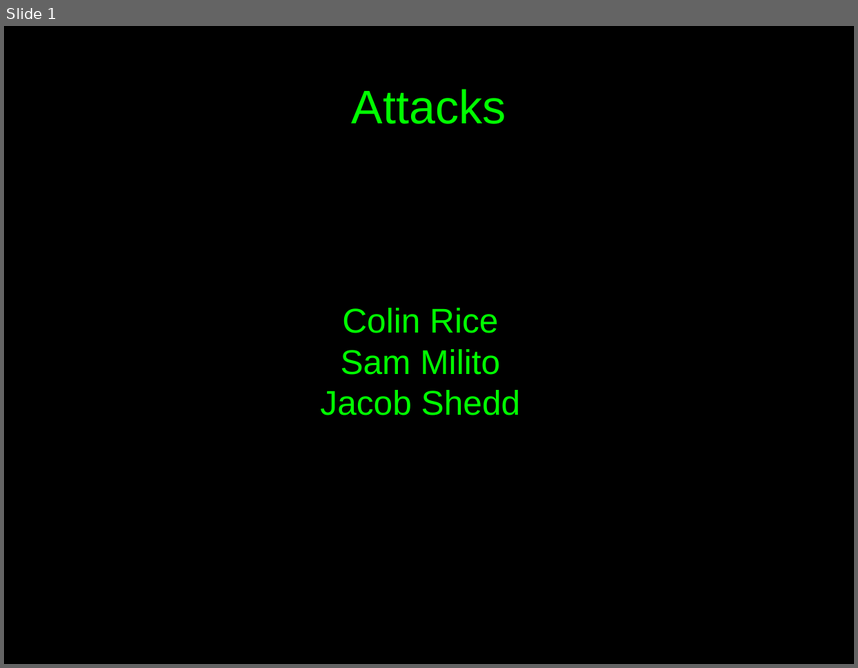
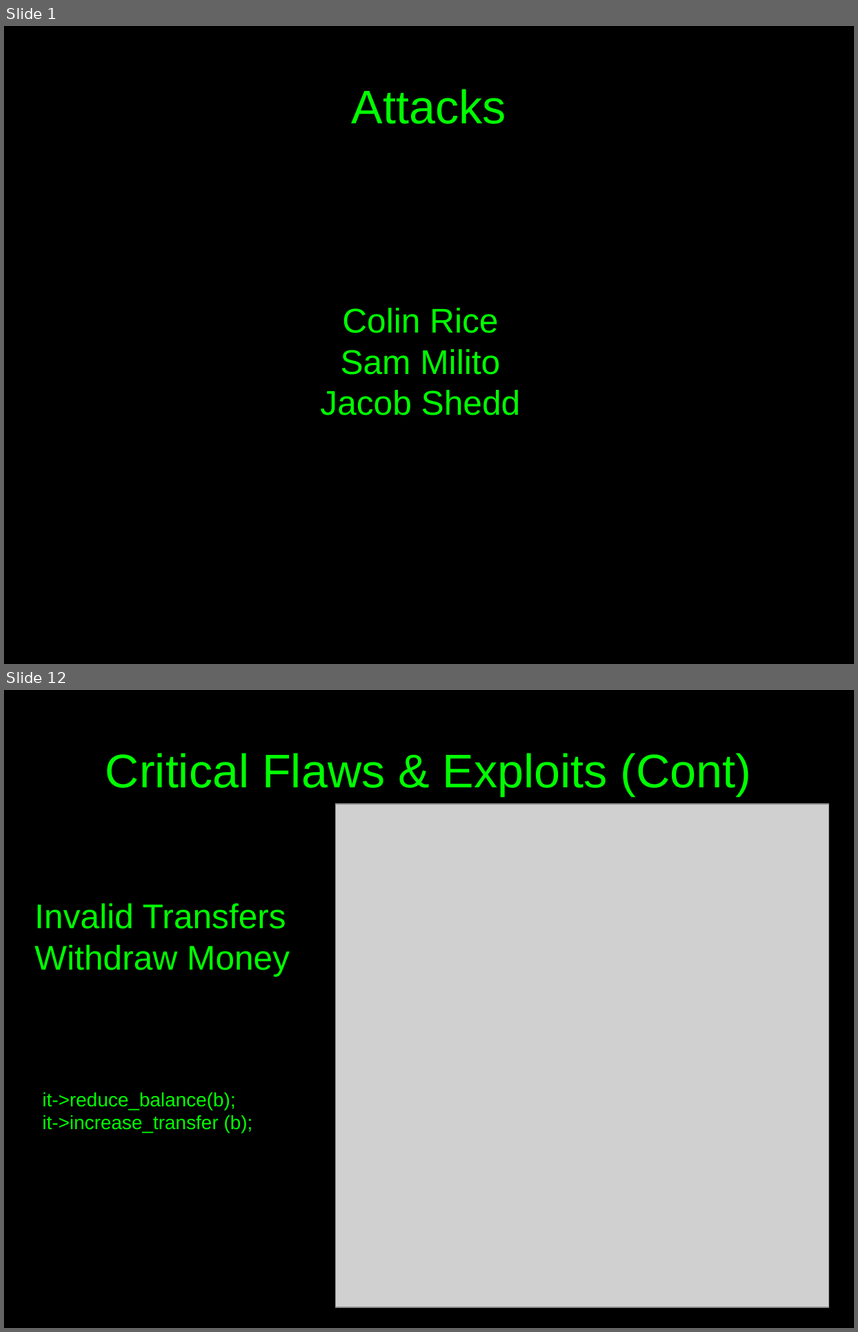
Before and after one commit to c00w/Crypto-Final-Project, a slide deck: Attack Presentation.odp. Shown one above the other, each under a label of ours: slide 1 before the commit, slides 1 and 12 after it; the slides between them are not shown. The pictures are 858x668 and 858x1332 pixels, drawn with LibreOffice and Linux fonts; fonts in the diff are those of the drawing; grey boxes stand for pictures. Boxes give left, top, right and bottom in pixels: in the first picture for what was removed or moved away, otherwise in the second. Text is boxed around its words. In the diff, an @@ line names an element or a change of style, - is before the commit and + after.

```diff
--- a/Attack Presentation.odp
+++ b/Attack Presentation.odp
@@ slide 12 added at [4,690,854,1328], background #000000 @@
@@ title added at [105,753,752,796], 44 pt, text #00FF00 @@
+Critical Flaws & Exploits (Cont)
@@ picture added at [336,804,829,1307] @@
@@ text added at [34,903,290,976], 32 pt, text #00FF00 @@
+Invalid Transfers Withdraw Money
@@ text added at [43,1092,253,1133], 18 pt, text #00FF00 @@
+it->reduce_balance(b);
+it->increase_transfer (b);
```
Also in this commit, not shown: 6 slides changed, 8 other slides added, 6 slides removed, 2 other files.
